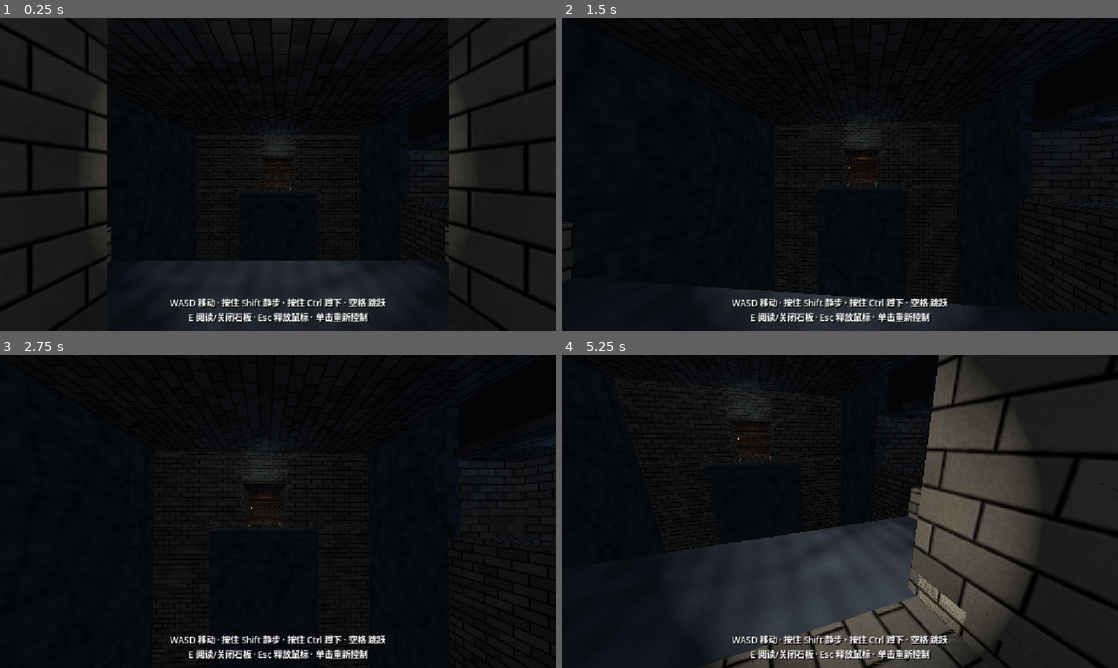
Above: before the commit, frames 1-4 (two rows, left to right).
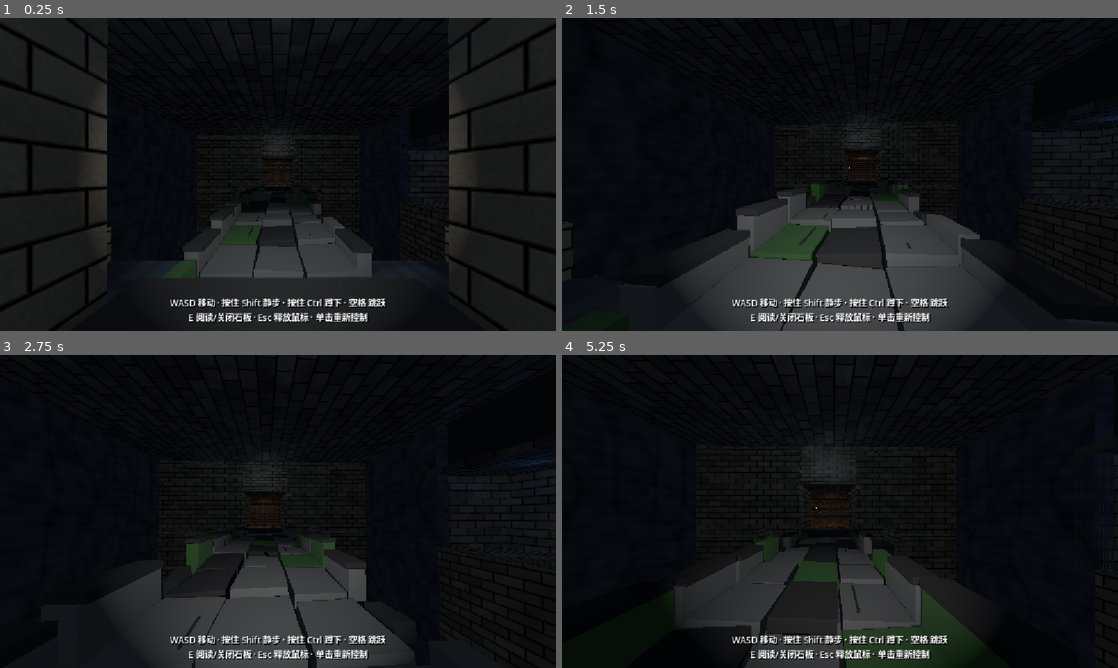
Above: after the commit, the same moments.

Repository: Baron0224/Three-Feet-Under
Game: Godot game, scene res://tomb_corridor.tscn
Two runs of this game, one before a commit and one after it. Both use one fixed random seed, a clock stepped at 60 frames per second and the inputs below. This scene is started directly instead of the project's main scene.
Inputs (mouse positions are in pixels of both pictures, inside the frame that each line leads up to):
- Up to frame 1 (0.25 s): no input
- Up to frame 2 (1.5 s): tap Enter at 0.5 s; move the mouse to (867, 174) at 0.52 s; press the mouse at (867, 174) at 0.53 s; hold W (move_forward) from 0.53 s (still down); tap Space (jump) at 0.77 s; move the mouse to (812, 174) at 1.27 s; release the mouse at (812, 174) at 1.28 s; tap Ctrl (crouch) at 1.35 s
- Up to frame 3 (2.75 s): keep holding W (move_forward); tap Space (jump) at 1.52 s; move the mouse to (289, 505) at 2.02 s; hold E (interact) from 2.03 s (still down)
- Up to frame 4 (5.25 s): move the mouse to (834, 517) at 2.77 s; release E (interact) at 2.78 s; tap Shift (sneak) at 2.85 s; click (834, 517) at 2.92 s; tap Space (jump) at 3.02, 3.77 s; move the mouse to (878, 514) at 3.52 s; press the mouse at (878, 514) at 3.53 s; release W (move_forward) at 4.25 s; release the mouse at (878, 514) at 4.25 s; drag from (673, 464) to (756, 433) at 4.27 s; move the mouse to (845, 511) at 5.02 s; hold W (move_forward) from 5.03 s (still down); hold E (interact) from 5.03 s (still down); click (845, 511) at 5.17 s

The runs differ from the first frame. In frame 1, 4.9% of the frame differs, in the area x 30-68%, y 53-84%; in frame 2, 16%; in frame 3, 13%; in frame 4, 29%, in the area x 14-100%, y 0-100%.
Error before the commit: Parse Error: Cannot infer the type of "z_rail" variable because the value doesn't have a set type. (res://dilapidated_bridge.gd:265)

Commit message:
fix: typed locals in dilapidated_bridge.gd for Godot inference

Diff:
--- a/three-feet-under/dilapidated_bridge.gd
+++ b/three-feet-under/dilapidated_bridge.gd
@@ -108,7 +108,7 @@
 		return
 	if _player_on_mid:
 		_shake_t += delta * 9.0
-		var amp := shake_amplitude
+		var amp: float = shake_amplitude
 		_deck_root.position.y = _deck_base_y + sin(_shake_t) * amp
 		_deck_root.position.z = sin(_shake_t * 1.3) * amp * 0.35
 	else:
@@ -147,7 +147,7 @@
 	if not is_inside_tree():
 		return
 	_build_gen += 1
-	var gen := _build_gen
+	var gen: int = _build_gen
 	_clear_generated()
 	_make_materials()
 	_build_geometry(gen)
@@ -186,7 +186,7 @@
 
 func _arch_y(x: float) -> float:
 	# Slight humpback: 0 at ends, arch_height at center.
-	var t := clampf((x / maxf(bridge_length * 0.5, 0.001) + 1.0) * 0.5, 0.0, 1.0)
+	var t: float = clampf((x / maxf(bridge_length * 0.5, 0.001) + 1.0) * 0.5, 0.0, 1.0)
 	return sin(t * PI) * arch_height
 
 
@@ -196,10 +196,10 @@
 	_deck_root = root
 	_deck_base_y = 0.0
 
-	var half_l := bridge_length * 0.5
-	var half_w := bridge_width * 0.5
-	var col_w := bridge_length / float(slab_cols)
-	var row_d := bridge_width / float(slab_rows)
+	var half_l: float = bridge_length * 0.5
+	var half_w: float = bridge_width * 0.5
+	var col_w: float = bridge_length / float(slab_cols)
+	var row_d: float = bridge_width / float(slab_rows)
 
 	# Central support pillar into the mist
 	var pillar := Node3D.new()
@@ -251,8 +251,8 @@
 	body.collision_mask = 1
 	root.add_child(body)
 	for c in range(slab_cols):
-		var x0 := -half_l + (float(c) + 0.5) * col_w
-		var y_arch := _arch_y(x0)
+		var x0: float = -half_l + (float(c) + 0.5) * col_w
+		var y_arch: float = _arch_y(x0)
 		var cs := CollisionShape3D.new()
 		var shape := BoxShape3D.new()
 		shape.size = Vector3(col_w * 1.02, deck_thickness + 0.08, bridge_width * 0.95)
@@ -261,13 +261,14 @@
 		body.add_child(cs)
 
 	# Side rails — incomplete / crumbled
-	for side in [-1.0, 1.0]:
-		var z_rail := side * (half_w + 0.12)
+	for side_i in range(2):
+		var side: float = -1.0 if side_i == 0 else 1.0
+		var z_rail: float = side * (half_w + 0.12)
 		for c in range(slab_cols):
 			# Skip some segments for broken look
-			var broken := _rng.randf() < 0.28
-			var x0 := -half_l + (float(c) + 0.5) * col_w
-			var y_arch := _arch_y(x0)
+			var broken: bool = _rng.randf() < 0.28
+			var x0: float = -half_l + (float(c) + 0.5) * col_w
+			var y_arch: float = _arch_y(x0)
 			if broken:
 				# rubble stump
 				if _rng.randf() < 0.7:
@@ -280,13 +281,14 @@
 						Vector3(0, 0, _rng.randf_range(-12, 12))
 					)
 				continue
-			var h := _rng.randf_range(0.55, 0.85)
+			var h: float = _rng.randf_range(0.55, 0.85)
+			var rail_mat: Material = _stone if _rng.randf() > 0.3 else _moss
 			_mesh_box(
 				root,
 				"Rail_%s_%d" % [side, c],
 				Vector3(col_w * 0.9, h, 0.32),
 				Vector3(x0, y_arch + h * 0.5 + 0.05, z_rail),
-				_stone if _rng.randf() > 0.3 else _moss
+				rail_mat
 			)
 			# top coping sometimes missing
 			if _rng.randf() > 0.35:
@@ -299,8 +301,9 @@
 				)
 
 	# End abutments / steps into portals
-	for end_sign in [-1.0, 1.0]:
-		var x_end := end_sign * half_l
+	for end_i in range(2):
+		var end_sign: float = -1.0 if end_i == 0 else 1.0
+		var x_end: float = end_sign * half_l
 		_mesh_box(root, "Abutment_%s" % end_sign, Vector3(1.2, 1.1, bridge_width + 0.8), Vector3(x_end, 0.35, 0), _stone_dark)
 		_mesh_box(root, "Step_%s" % end_sign, Vector3(0.7, 0.22, bridge_width * 0.9), Vector3(x_end - end_sign * 0.55, 0.12, 0), _stone)
 
